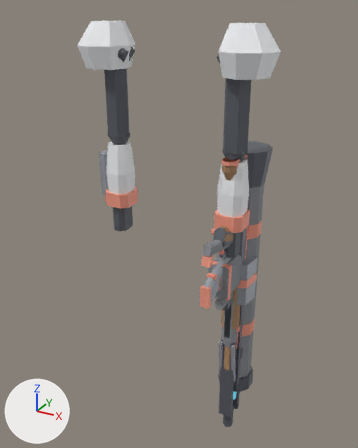
The glTF model game/player/robot/rivet_arms.glb as it was, and as the next commit left it.
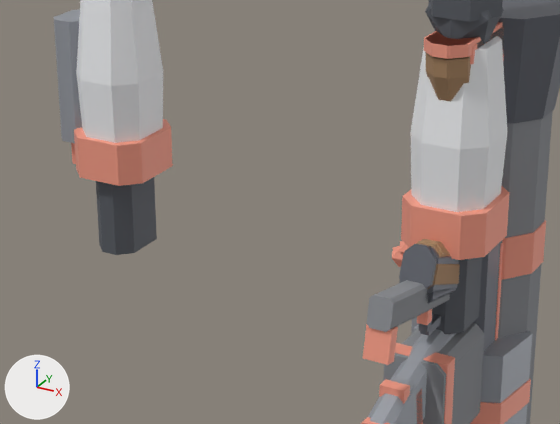
Each version appears first whole from a 50 mm lens placed at (0.778, -1.378, 1.533), pointed at (-0.004, 0.044, 0.822), and next in a close-up on the part from 23% to 74% of the width and 33% to 64% of the height. The axes (+X, +Y, +Z) are drawn at lower left. The lights are the same throughout. The older version's two pictures come first. Vertices at exactly the same position are counted once.

The first close-up shows 'RivetArms'.
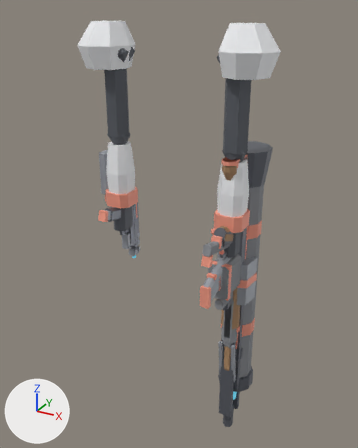
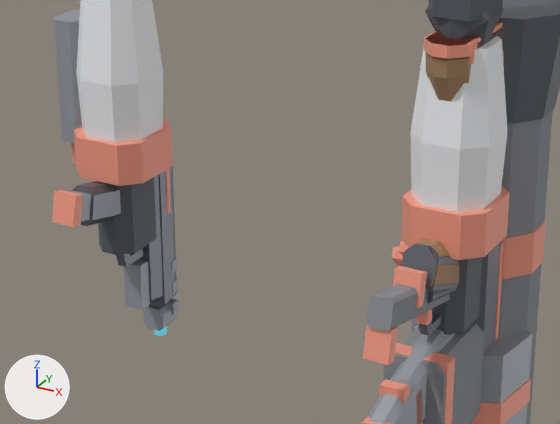
Where the change shows, as pixel boxes [x1, y1, x2, y2] in the close-ups (560 x 424 px):
'RivetArms', reshaped: before [54, 0, 560, 424]; after [52, 0, 560, 424]
part 1 of me_rivetarms, added: after [72, 181, 121, 226]
part 2 of me_rivetarms, added: after [139, 175, 163, 303]
part 3 of me_rivetarms, added: after [116, 254, 130, 262]
part 4 of me_rivetarms, added: after [118, 248, 143, 267]
part 5 of me_rivetarms, added: after [149, 166, 177, 308]
part 6 of me_rivetarms, added: after [123, 259, 150, 310]
part 7 of me_rivetarms, added: after [171, 258, 177, 273]
part 8 of me_rivetarms, added: after [172, 279, 178, 294]
part 9 of me_rivetarms, added: after [166, 298, 179, 315]
part 10 of me_rivetarms, added: after [143, 304, 176, 331]
part 11 of me_rivetarms, added: after [71, 191, 91, 222]
part 12 of me_rivetarms, added: after [393, 266, 427, 308]
part 13 of me_rivetarms, added (mostly hidden): after [165, 169, 171, 215]
part 14 of me_rivetarms, added: after [52, 190, 83, 227]
part 15 of me_rivetarms, added: after [154, 326, 167, 336]

The change, as a list of edits to the scene's bpy script:
```text
Change me_rivetarms:
    remove me_rivetarms.from_pydata(...)  # 3342 vertices, 5763 faces; spans x -0.34..0.34, y -0.19..0.19, z -0.03..1.49
    add me_rivetarms.from_pydata(...)  # 3670 vertices, 6299 faces; spans x -0.34..0.34, y -0.19..0.19, z -0.03..1.49
    me_rivetarms part 1: the loose piece of 16 vertices spanning x 0.2..0.23, y -0.1..0.03, z 0.81..0.89 is copied, and the copy is moved by (-0.43, 0.0, 0.0), in mat_akimbo_gun (grey #73767e); it spans x -0.23..-0.2, y -0.09..0.02, z 0.82..0.88
    me_rivetarms part 2: the loose piece of 16 vertices spanning x 0.2..0.23, y 0.02..0.05, z 0.68..0.88 is copied, and the copy is moved by (-0.43, 0.0, 0.0), in mat_akimbo_gun (grey #73767e); it spans x -0.23..-0.2, y 0.02..0.05, z 0.69..0.88
    me_rivetarms part 3: a new loose piece, a box spanning x -0.221..-0.209, y -0.018..-0.007, z 0.763..0.823, in mat_akimbo_gun (grey #73767e)
    me_rivetarms part 4: a new loose piece, a box spanning x -0.221..-0.209, y -0.015..0.023, z 0.756..0.766, in mat_akimbo_gun (grey #73767e)
    me_rivetarms part 5: the loose piece of 24 vertices spanning x 0.19..0.24, y 0.05..0.09, z 0.66..0.89 is copied, and the copy is scaled about its middle by (0.848, 0.905, 0.915), then moved by (-0.43, 0.0, 0.0), in mat_akimbo_gun (grey #73767e); it spans x -0.23..-0.2, y 0.05..0.08, z 0.67..0.89
    me_rivetarms part 6: a new loose piece, a box spanning x -0.228..-0.202, y 0.005..0.023, z 0.69..0.75, in mat_akimbo_detail (grey #a2a6ad)
    me_rivetarms part 7: a new loose piece, a box spanning x -0.234..-0.196, y 0.066..0.078, z 0.717..0.733, in mat_akimbo_detail (grey #a2a6ad)
    me_rivetarms part 8: a new loose piece, a box spanning x -0.234..-0.196, y 0.066..0.078, z 0.687..0.703, in mat_akimbo_detail (grey #a2a6ad)
    me_rivetarms part 9: a new loose piece, a box spanning x -0.234..-0.196, y 0.066..0.078, z 0.657..0.673, in mat_akimbo_detail (grey #a2a6ad)
    me_rivetarms part 10: the loose piece of 16 vertices spanning x 0.17..0.19, y 0.06..0.08, z 0.69..0.72 is copied, and the copy is moved by (-0.4, -0.01, -0.05), in mat_akimbo_detail (grey #a2a6ad); it spans x -0.23..-0.2, y 0.05..0.08, z 0.64..0.67
    me_rivetarms part 11: the loose piece of 8 vertices spanning x 0.2..0.23, y -0.1..0.01, z 0.83..0.88 is copied, and the copy is scaled about its middle by (0.923, 1.19, 0.939), then moved by (-0.43, -0.01, 0.0), in mat_akimbo_detail (grey #a2a6ad); it spans x -0.23..-0.2, y -0.12..0.02, z 0.83..0.88
    me_rivetarms part 12: the loose piece of 8 vertices spanning x 0.21..0.22, y -0.08..-0.07, z 0.81..0.84 is copied, and the copy is moved by (0.0, -0.04, 0.04), in mat_akimbo_accent (beige #f9a089); it spans x 0.2..0.23, y -0.13..-0.1, z 0.85..0.89
    me_rivetarms part 13: a new loose piece, a box spanning x -0.234..-0.196, y 0.0605..0.0675, z 0.8..0.87, in mat_akimbo_accent (beige #f9a089)
    me_rivetarms part 14: the loose piece of 8 vertices spanning x 0.21..0.22, y -0.08..-0.07, z 0.81..0.84 is copied, and the copy is moved by (-0.43, -0.04, 0.04), in mat_akimbo_accent (beige #f9a089); it spans x -0.23..-0.2, y -0.13..-0.1, z 0.85..0.89
    me_rivetarms part 15: a new loose piece, a 6-sided cylinder along z spanning x -0.224..-0.206, y 0.054..0.07, z 0.628..0.648, in mat_akimbo_lens (dark blue #3f5969, glowing cyan #59b3cb)
    other edits to the shape of me_rivetarms do not show in these pictures
    add me_rivetarms.materials.append(mat_akimbo_gun)  # grey #73767e
    add me_rivetarms.materials.append(mat_akimbo_detail)  # grey #a2a6ad
    add me_rivetarms.materials.append(mat_akimbo_accent)  # beige #f9a089
    add me_rivetarms.materials.append(mat_akimbo_lens)  # dark blue #3f5969, glowing cyan #59b3cb
```
